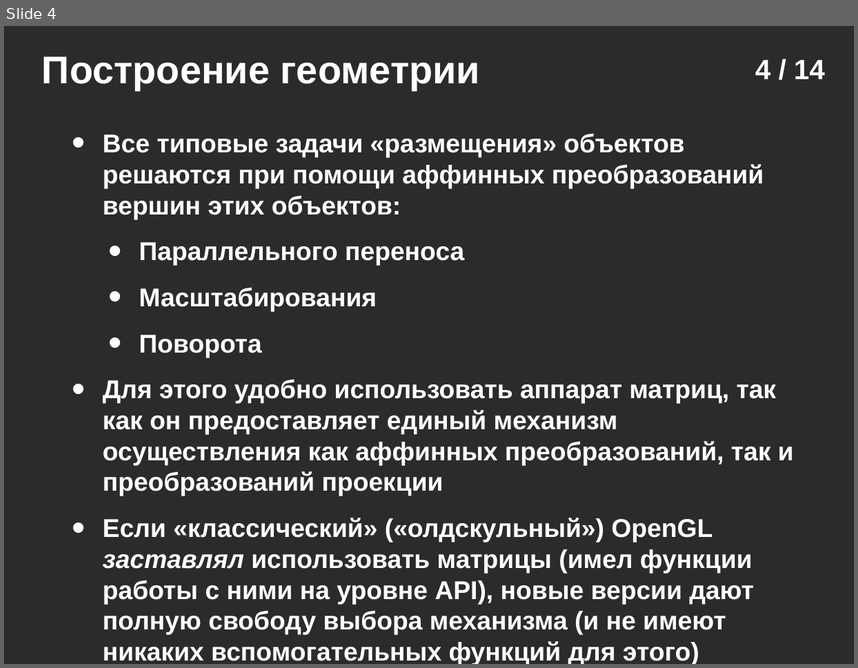
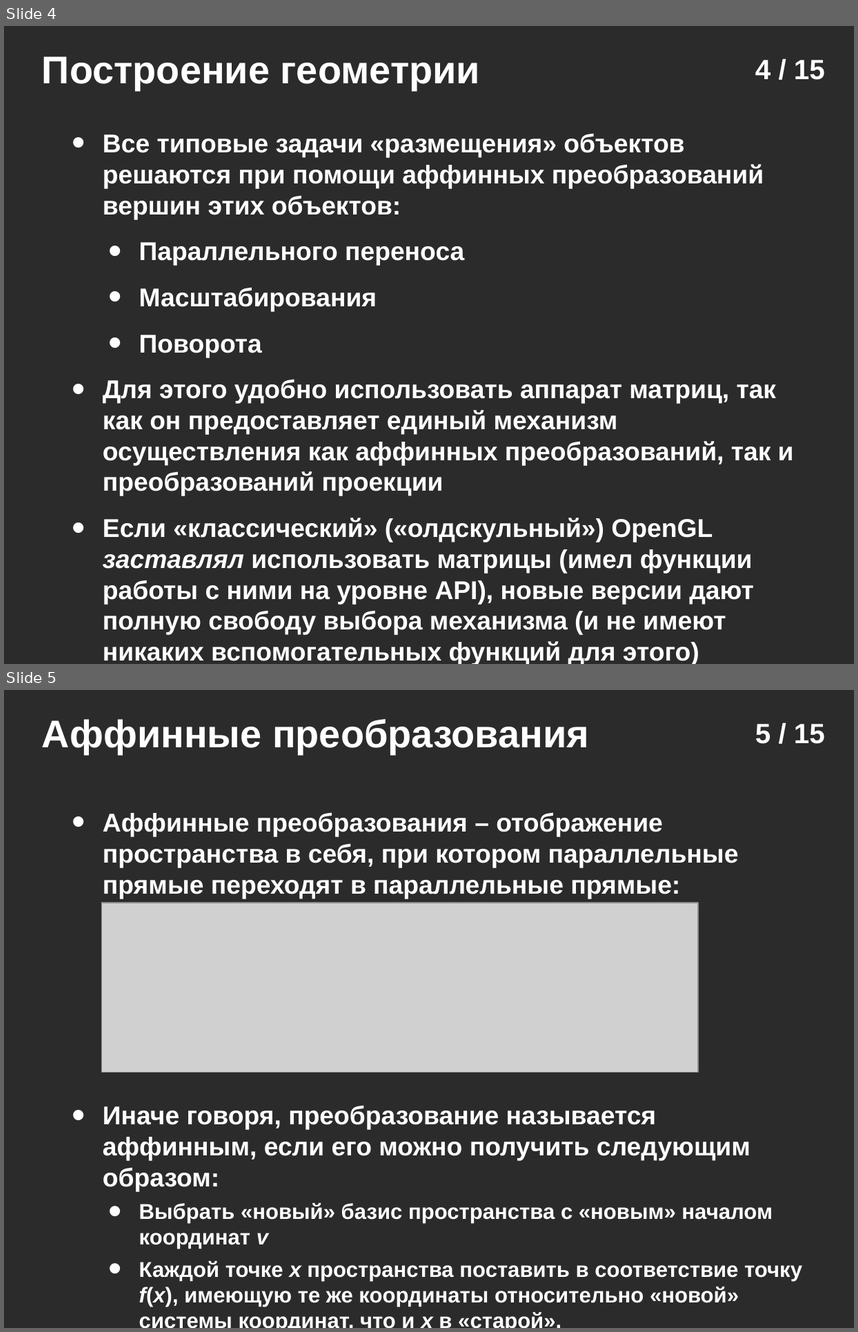
Before and after one commit to icosaeder/cg-lect, a slide deck: Лекции/Лекция 2/Лекция №2.odp. Shown one above the other, each under a label of ours: slide 4 before the commit, slides 4 and 5 after it. The pictures are 858x668 and 858x1332 pixels, drawn with LibreOffice and Linux fonts; fonts in the diff are those of the drawing; grey boxes stand for pictures; background and template pictures are left out; a plain dark background stands for a picture behind light text. Boxes give left, top, right and bottom in pixels: in the first picture for what was removed or moved away, otherwise in the second. Text is boxed around its words. In the diff, an @@ line names an element or a change of style, - is before the commit and + after.

```diff
--- a/Лекции/Лекция 2/Лекция №2.odp
+++ b/Лекции/Лекция 2/Лекция №2.odp
@@ slide 5 added at (4,690,854,1328), background picture (left out) @@
@@ text added at (42,719,589,754), 36 pt, text #FFFFFF, bold @@
+Аффинные преобразования
@@ page number added at (755,724,825,744), 26 pt, text #FFFFFF, bold @@
+5 / 15
@@ text added at (103,812,802,1306), 24 pt, text #FFFFFF, bold @@
+• Аффинные преобразования – отображение пространства в себя, при котором параллельные прямые переходят в параллельные прямые:
+• Иначе говоря, преобразование называется аффинным, если его можно получить следующим образом:
+    • Выбрать «новый» базис пространства с «новым» началом координат v
+    • Каждой точке x пространства поставить в соответствие точку f(x), имеющую те же координаты относительно «новой» системы координат, что и x в «старой».
@@ picture added at (102,903,699,1072) @@
@@ page number at (755,60,825,80): text changed @@
-4 / 14
+4 / 15
```
Also in this commit, not shown: 5 slides changed, 1 other slide added, 1 slide removed, 2 other files.
